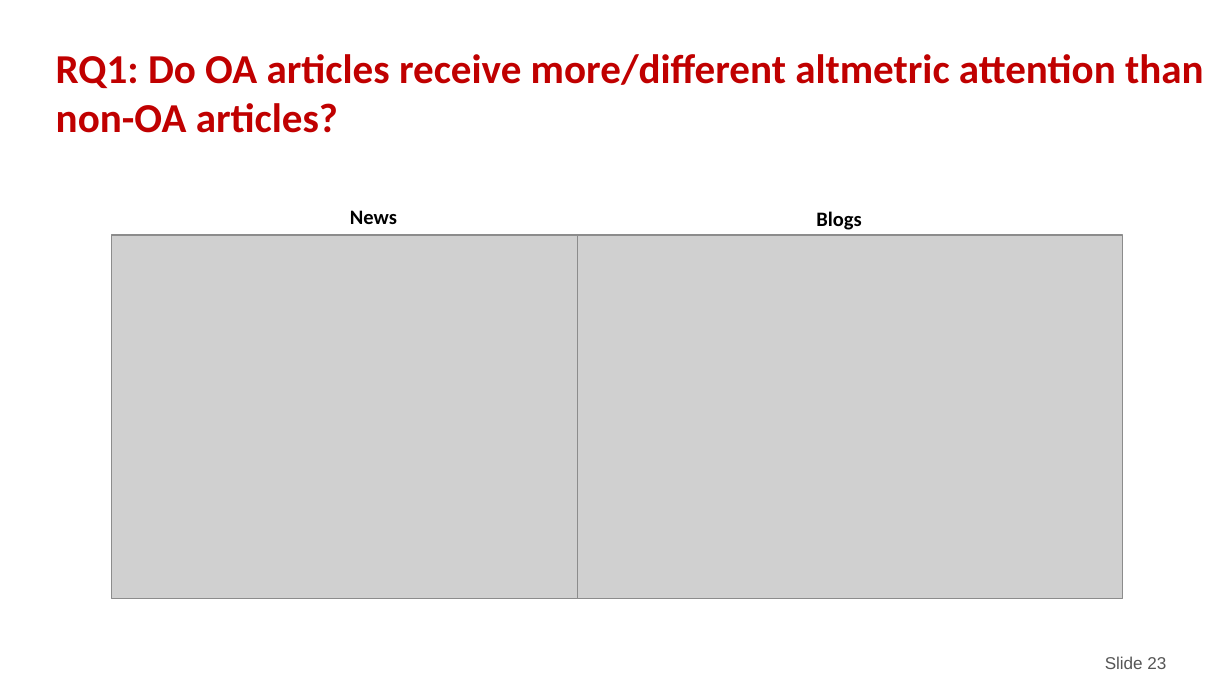
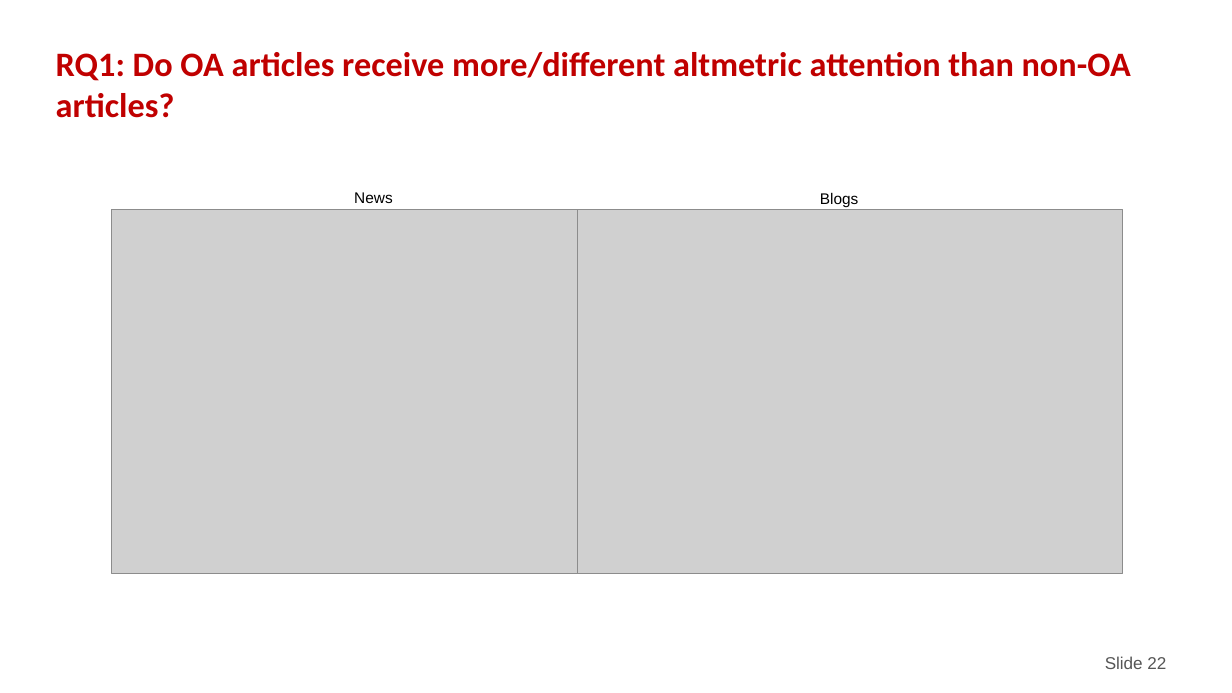
Before and after one commit to nicholasmfraser/oa_altmetrics_cwts, a slide deck: slide 22 of outputs/presentations/CWTS Seminar.pptx (slide 23 before the commit). Drawn at 1232x693 pixels with LibreOffice and Linux fonts; fonts in the diff are those of the drawing; grey boxes stand for pictures; background and template pictures are left out. Boxes give left, top, right and bottom in pixels: in the first picture for what was removed or moved away, otherwise in the second. Text is boxed around its words. In the diff, an @@ line names an element or a change of style, - is before the commit and + after.

```diff
--- a/outputs/presentations/CWTS Seminar.pptx
+++ b/outputs/presentations/CWTS Seminar.pptx
@@ text "RQ1: Do OA articles receive ..." at [56,52,1131,118]: size 24 to 20 pt @@
@@ picture: place and size @@
-picture at [112,235,658,599]
+picture at [112,209,658,573]
@@ text "News" at [354,192,393,203]: size 12 to 9 pt, font Calibri to Arial, bold off @@
@@ text "News": place and size @@
-text "News" at [350,210,397,224]
+text "News" at [354,192,393,203]
@@ picture: place and size @@
-picture at [578,235,1124,599]
+picture at [578,209,1124,573]
@@ text "Blogs": place and size @@
-text "Blogs" at [816,211,861,230]
+text "Blogs" at [820,192,859,207]
@@ text "Blogs" at [820,192,859,207]: size 12 to 9 pt, font Calibri to Arial, bold off @@
@@ page number at [1105,656,1166,669]: text changed @@
-Slide 23
+Slide 22
```
Also in this commit, not shown: 27 other slides changed, 7 slides added, 6 slides removed, 1 other file.
